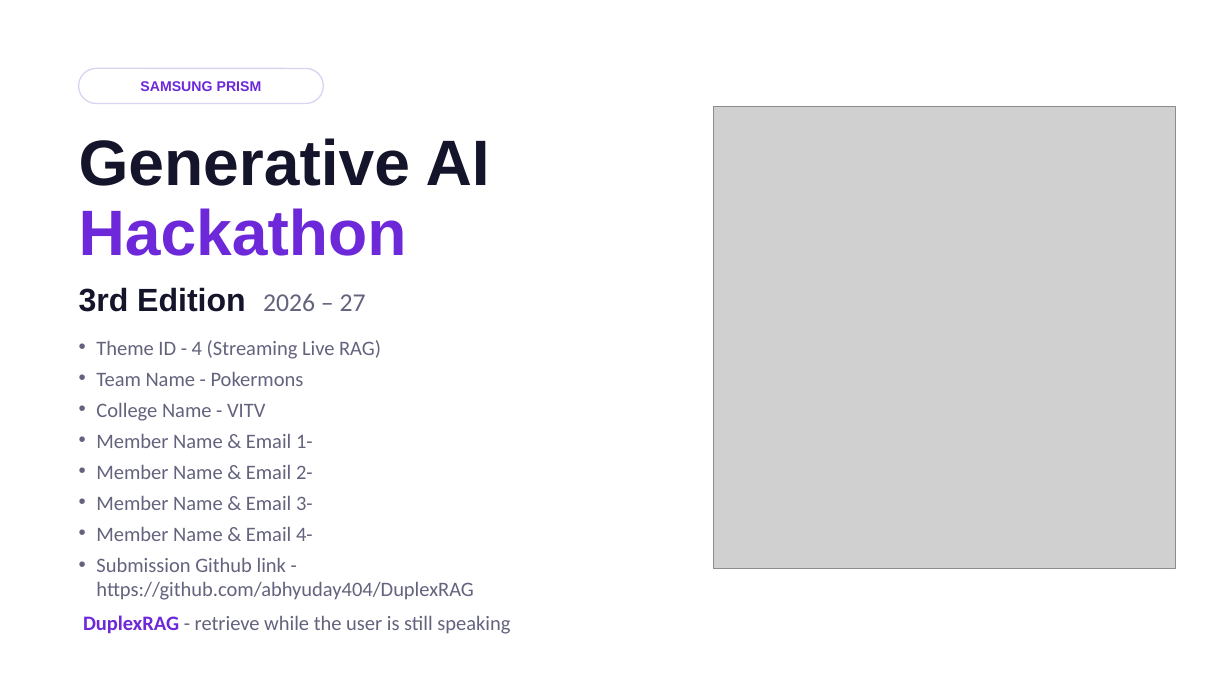
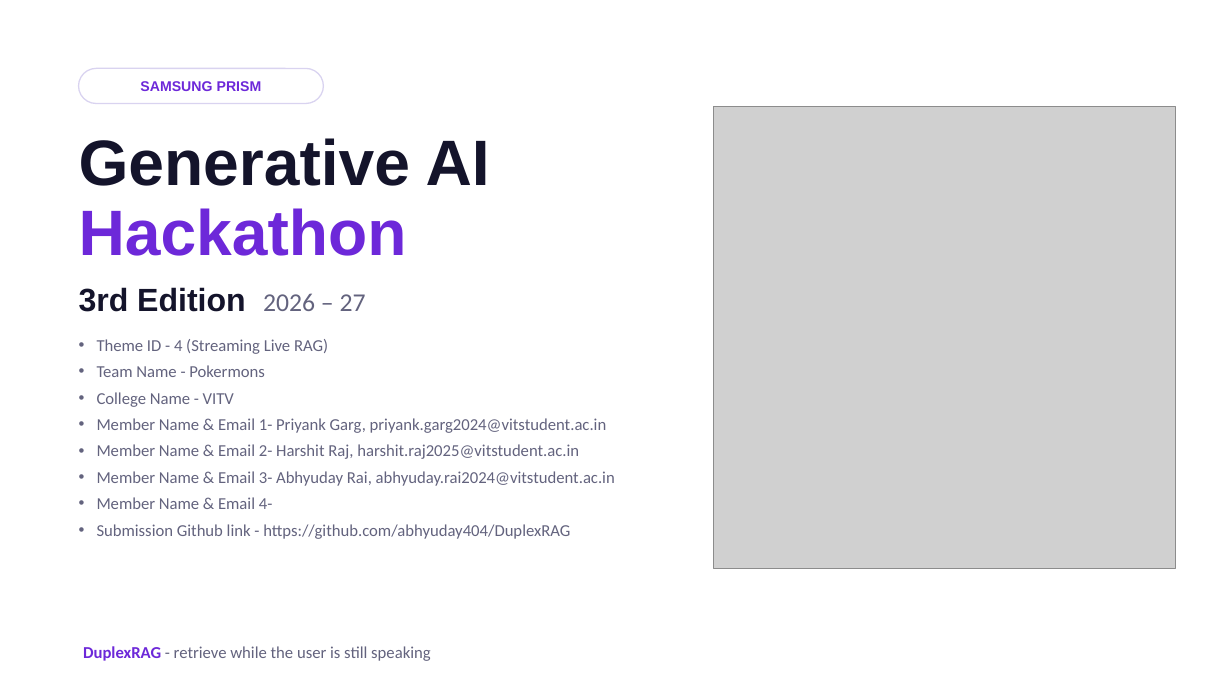
Before and after one commit to abhyuday404/DuplexRAG, a slide deck: slide 1 of submission/VITV_Pokermons_Submission.pptx. Drawn at 1232x693 pixels with LibreOffice and Linux fonts; fonts in the diff are those of the drawing; grey boxes stand for pictures. Boxes give left, top, right and bottom in pixels: in the first picture for what was removed or moved away, otherwise in the second. Text is boxed around its words. In the diff, an @@ line names an element or a change of style, - is before the commit and + after.

```diff
--- a/submission/VITV_Pokermons_Submission.pptx
+++ b/submission/VITV_Pokermons_Submission.pptx
@@ text at (97, 339, 570, 539): size 16 to 13 pt in "Theme ID - 4 (Streaming Live RAG)", "Team Name - Pokermons", "College Name - VITV", "Member Name & Email 4-" and 1 more places @@
@@ text at (97, 418, 615, 486): text changed; size 16 to 13 pt @@
-• Member Name & Email 1-
-• Member Name & Email 2-
-• Member Name & Email 3-
+• Member Name & Email 1- Priyank Garg, priyank.garg2024@vitstudent.ac.in
+• Member Name & Email 2- Harshit Raj, harshit.raj2025@vitstudent.ac.in
+• Member Name & Email 3- Abhyuday Rai, abhyuday.rai2024@vitstudent.ac.in
@@ text "DuplexRAG - retrieve while the ...": place and size @@
-text "DuplexRAG - retrieve while the ..." at (83, 615, 510, 634)
+text "DuplexRAG - retrieve while the ..." at (83, 646, 430, 661)
@@ text "DuplexRAG - retrieve while the ..." at (83, 646, 430, 661): size 16 to 13 pt @@
```
Also in this commit, not shown: 29 other files.
